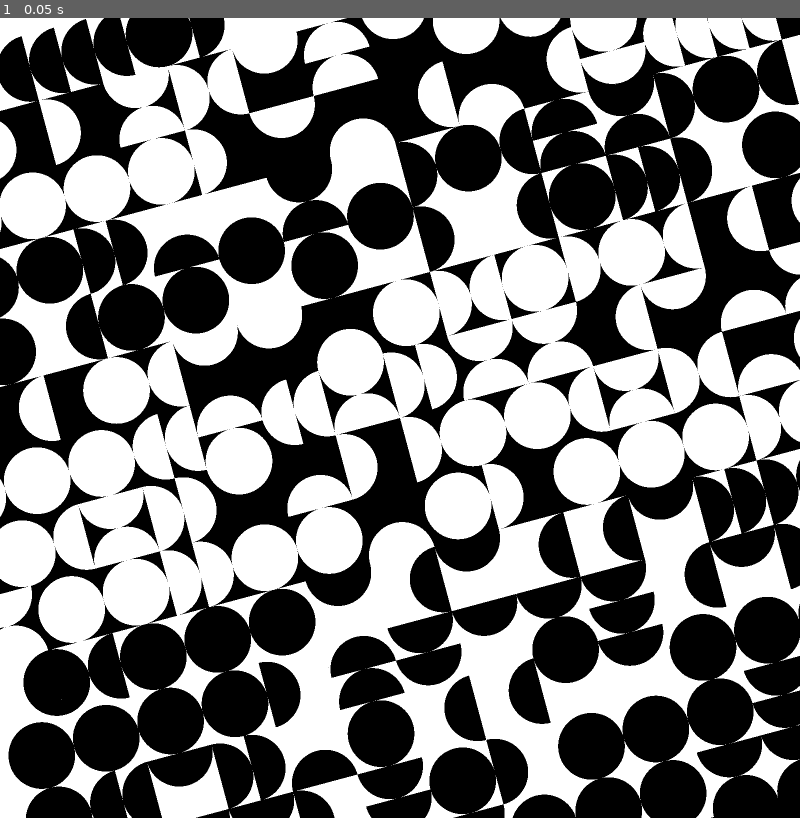
Above: before the commit, frame 1.
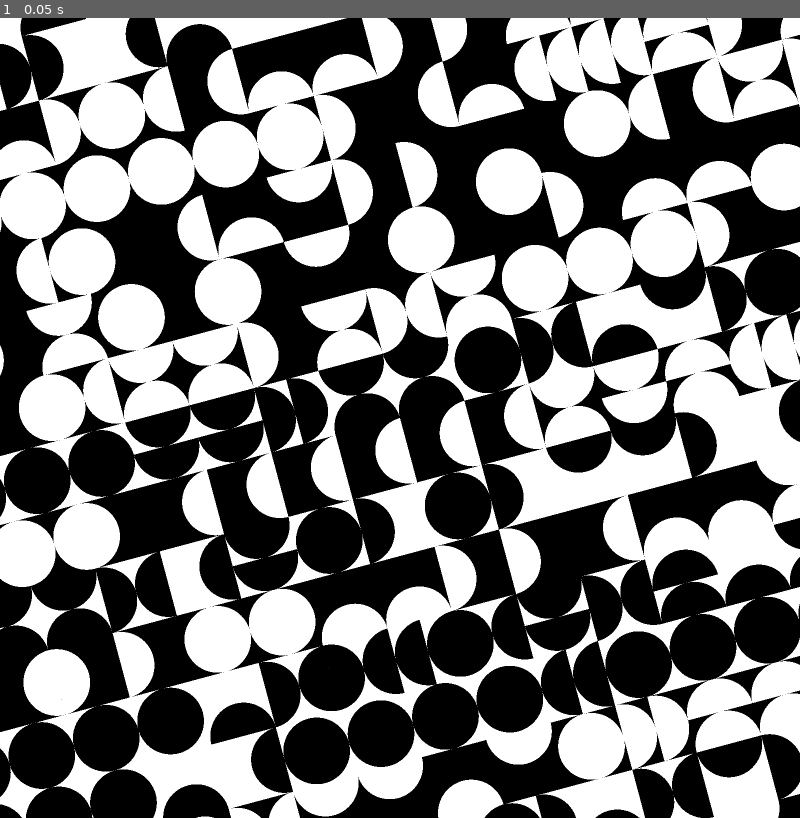
Above: after the commit, the same moment.

Repository: rio-raimundo/Sykora-painting-recreation
Game: Godot game, scene res://scenes/main.tscn
The game is run twice, just before and just after one commit, with the same random seed, the same clock (stepped at 60 frames per second) and the same inputs.
Inputs:
- Up to frame 1 (0.05 s): no input

The runs differ from the first frame. In frame 1, 51% of the frame differs, in the area x 0-100%, y 0-100%.

Commit message:
Cleaned up and commented the scirpt

Diff:
--- a/project.godot
+++ b/project.godot
@@ -15,6 +15,12 @@
 config/features=PackedStringArray("4.4", "Forward Plus")
 config/icon="res://icon.svg"
 
+[debug]
+
+gdscript/warnings/shadowed_variable=0
+gdscript/warnings/shadowed_variable_base_class=0
+gdscript/warnings/integer_division=0
+
 [display]
 
 window/size/viewport_width=1000
--- a/scripts/grid.gd
+++ b/scripts/grid.gd
@@ -1,38 +1,38 @@
 extends Node2D
 
-# Declare variables
+# --- INITIALISE VARIABLES
+# Manually declared variables
 const N_CELLS: int = 12
 const WORLD_ROTATION: float = -PI/12
 const N_SEMICIRCLE_SEGMENTS: int = 64
 
-# Probabilities
-const P_IS_WHITE = 0.5
-const P_IS_VERTICAL = 0.5
-# Single edge, double stacked, circle, two facing inwards
-const P_PATTERNS_STARTING = [0.4, 0.2, 0.2, 0.2]
+# Event probabilities
+# Patterns: Single semicircle against edge, double stacked semcircles, circle, two semicircles facing inwards
+const P_PATTERNS_STARTING = [0.5, 0.2, 0.2, 0.2]  # initial probability of generating each pattern (first passthrough)
+const P_IS_WHITE = 0.5  # probability that a given row's background color is white
 
 # Calculated variables
-const EXTRA_DRAWN = max(1, N_CELLS/6) * 2  # should always be even
-const N_DRAWN_CELLS: int = N_CELLS + EXTRA_DRAWN
+const EXTRA_DRAWN = max(1, N_CELLS/6) * 2		# How many 'offscreen' cells to draw because of the tilt angle. Defaults to 1/3, minimum of 2. Must be even.
+const N_DRAWN_CELLS: int = N_CELLS + EXTRA_DRAWN  # Total n drawn cells including offscreen cells
 
 # Initialise variables
-var win_dim
-var grid_length: float
-var cell_length: float
-var centre_point: Vector2
+var win_dim: Vector2		# dimensions of the window
+var grid_length: float		# length (height and width) of the square grid
+var cell_length: float		# length (height and width) of a single cell
+var centre_point: Vector2	# centre-point of the entire grid
 
 var grid_squares = []
-var pattern_idxs = []
 
 
 # --- CLASS DEFINTIIONS ---
-class GridSquareAttributes:
-	var is_vertical: bool  # whether pattern_idxs within are vertically or horizontally aligned
+## Contains attributes for each square of the grid.
+class GridSquare:
+	var centre: Vector2
 	var is_white: bool
 	var pattern_idx: int
 
-	func _init(is_vertical: bool, is_white: bool, pattern_idx):
-		self.is_vertical = is_vertical
+	func _init(centre: Vector2, is_white: bool, pattern_idx: int):
+		self.centre = centre
 		self.is_white = is_white
 		self.pattern_idx = pattern_idx
 
@@ -49,17 +49,26 @@
 		# All squares in the same row have the same color
 		var is_white = randf() < P_IS_WHITE
 
+		# Loop through columns, generate random starting pattern idx and create GridSquare class
 		for col in range(N_DRAWN_CELLS):
-			var is_vertical = randf() < P_IS_VERTICAL  # 0 is horizontal, 1 is vertical
-			grid_squares[row].append(GridSquareAttributes.new(
-				is_vertical,
+			# Get centre of the square, accounting for the half of extra drawn which have negative coordinates
+			var centre = Vector2(
+				(col-EXTRA_DRAWN/2)*cell_length + cell_length/2,
+				(row-EXTRA_DRAWN/2)*cell_length + cell_length/2
+			)
+
+			# Append a new GridSquare
+			grid_squares[row].append(GridSquare.new(
+				centre,
 				is_white,
 				weighted_random(P_PATTERNS_STARTING)
 			))
 
+	# Queue the first redraw of the scene
 	queue_redraw()
 
 func _draw():
+	# Update the viewport if it has changed on every redraw
 	var tmp_dim = get_viewport().get_visible_rect().size
 	if win_dim != tmp_dim:
 		win_dim = tmp_dim
@@ -69,8 +78,12 @@
 		# Update the buffer and centre
 		centre_point = Vector2(grid_length/2, grid_length/2)
 
-	# Draw all grid squares first
+
+	# Draw all grid squares and patterns to the screen
 	for row in range(N_DRAWN_CELLS):
+		# Keep a running count of pattern_idxs in that row
+		var counts = [0, 0, 0, 0]
+
 		for col in range(N_DRAWN_CELLS):
 			var g = grid_squares[row][col]
 
@@ -78,26 +91,27 @@
 			var origin = Vector2((col-EXTRA_DRAWN/2)*cell_length, (row-EXTRA_DRAWN/2)*cell_length)
 
 			# Define grid square attributes and draw it
-			var grid_color = to_color(g.is_white)
+			var grid_color = _to_color(g.is_white)
 			draw_polygon(
-				to_world(gen_square_points(origin, Vector2(cell_length, cell_length))),
+				_to_world(gen_square_points(origin, Vector2(cell_length, cell_length))),
 				[grid_color]
 			)
 
 			# --- GENERATE NEW PATTERN IDK ---
-			# We use a weighted sum of the squares on that row to generate the pidx
-			if (row in range(1, N_DRAWN_CELLS-1)) and (col in range(1, N_DRAWN_CELLS-1)):
-				var counts = [0, 0, 0, 0]
-				var squares = _gen_three_surrounding(row, col)
-				for square in squares: counts[grid_squares[square.x][square.y].pattern_idx] += 1
-
-				draw_semicircle_pattern(
-					origin + Vector2(cell_length/2, cell_length/2),
-					weighted_random(counts),
-					to_color(!g.is_white)
-				)
-
-# Helper functions
+			# The new pattern idx is determined by the three adjacent patterns in the row (x-1, x, x+1)
+			# Increment the counts by the next pattern_idx if not at end of row, and decrement by outdated one if not at start
+			if (col < N_DRAWN_CELLS - 1): counts[grid_squares[row][col+1].pattern_idx] += 1
+			if (col > 1): counts[grid_squares[row][col-2].pattern_idx] -= 1
+
+			# Draw semicircle_pattern with our counts as the new input to weighted random
+			_draw_semicircle_pattern(
+				origin + Vector2(cell_length/2, cell_length/2),
+				weighted_random(counts),
+				_to_color(!g.is_white)
+			)
+
+# --- HELPER FUNCTIONS ---
+# General helpers
 static func sum(array):
 	var x = 0.0
 	for element in array: x += element
@@ -111,34 +125,23 @@
 		if rnd_guess < probabilities[i]: return i
 		rnd_guess -= probabilities[i]
 
-
-func grid_idx(x: int, y: int):
-	var out = y*N_CELLS + x
-	return out
-
-func to_color(x: bool):
+func rotate_by(point: Vector2, angle: float, centre: Vector2 = Vector2(0,0)):
+	return centre + (centre-point).rotated(angle)
+
+
+# Private helpers
+func _to_color(x: bool):
 	if x == true: return Color(1,1,1)
 	if x == false: return Color(0,0,0)
 	return null
 
-func to_grid_orientation(x: bool):
-	if x == true: return PI/2  # should be vertical
-	if x == false: return 0  # should be horizontal
-
-func to_sc_orientation(x: bool):
-	if x == true: return 0  # should be vertical
-	if x == false: return PI  # should be horizontal
-
-func rotate_by(point: Vector2, angle: float, centre: Vector2 = Vector2(0,0)):
-	return centre + (centre-point).rotated(angle)
-
-func to_world(points: PackedVector2Array):
+func _to_world(points: PackedVector2Array):
 	for i in range(len(points)):
 		points[i] = rotate_by(points[i], WORLD_ROTATION, centre_point)
 	return points
 
 """ Works by drawing one of the two semicircle patterns. """
-func draw_semicircle_pattern(
+func _draw_semicircle_pattern(
 	centre: Vector2, 	# centre of the square
 	pattern_idx: int,   # which of the four legal patterns to draw
 	color: Color
@@ -168,9 +171,10 @@
 		# Rotate around the centre of the SQUARE by the base rotation
 		for idx in range(len(sc_points)): sc_points[idx] = rotate_by(sc_points[idx], base_rotation, centre)
 
-		draw_polygon(to_world(sc_points), [color])
-
-
+		draw_polygon(_to_world(sc_points), [color])
+
+
+# Shape drawing functions
 """
 draws a semicircle with specified center, radius, color, and orientation
 
@@ -218,24 +222,24 @@
 
 
 # Unused structs
-func _gen_nine_surrounding(row, col):
-	# Generate cardinals and diagonals
-	return [
-		Vector2i(row-1, col-1), Vector2i(row-1, col), Vector2i(row-1, col+1),
-		Vector2i(row,   col-1), Vector2i(row,   col), Vector2i(row,   col+1),
-		Vector2i(row+1, col-1), Vector2i(row+1, col), Vector2i(row+1, col+1),
-	]
-
-func _gen_five_surrounding(row, col):
-	# Only generate on the cardinals
-	return [
-								Vector2i(row-1, col),
-		Vector2i(row,   col-1), Vector2i(row,   col), Vector2i(row,   col+1),
-								Vector2i(row+1, col),
-	]
-
-func _gen_three_surrounding(row, col):
-	# Only generate on the same row
-	return [
-		Vector2i(row,   col-1), Vector2i(row,   col), Vector2i(row,   col+1),
-	]
+# func _gen_nine_surrounding(row, col):
+# 	# Generate cardinals and diagonals
+# 	return [
+# 		Vector2i(row-1, col-1), Vector2i(row-1, col), Vector2i(row-1, col+1),
+# 		Vector2i(row,   col-1), Vector2i(row,   col), Vector2i(row,   col+1),
+# 		Vector2i(row+1, col-1), Vector2i(row+1, col), Vector2i(row+1, col+1),
+# 	]
+
+# func _gen_five_surrounding(row, col):
+# 	# Only generate on the cardinals
+# 	return [
+# 								Vector2i(row-1, col),
+# 		Vector2i(row,   col-1), Vector2i(row,   col), Vector2i(row,   col+1),
+# 								Vector2i(row+1, col),
+# 	]
+
+# func _gen_three_surrounding(row, col):
+# 	# Only generate on the same row
+# 	return [
+# 		Vector2i(row,   col-1), Vector2i(row,   col), Vector2i(row,   col+1),
+# 	]
